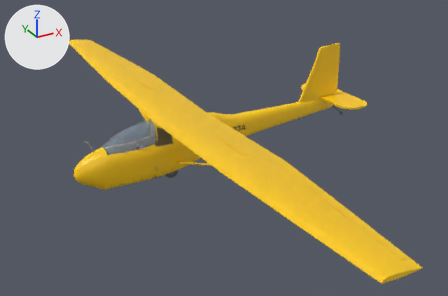
Two versions of the glTF model unity/Assets/_Project/Resources/Models/glider-2-33-like/glider-2-33-like-own.glb, one commit apart.
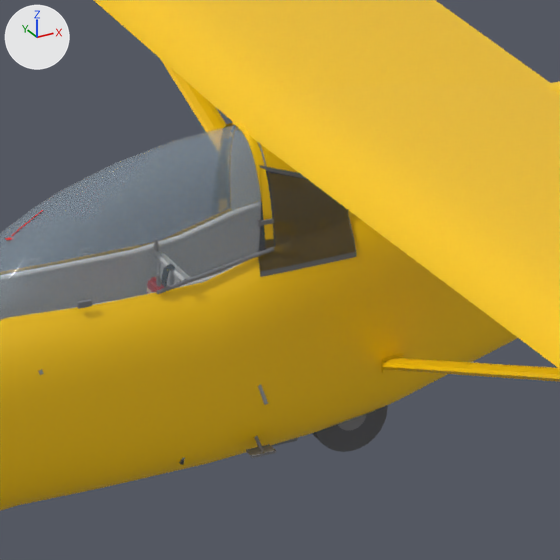
Each version is shown whole from a camera (50 mm lens) standing at (-5.74, -12.99, 5.87) and looking at (1.23, -0.32, -0.47), then close up on the part from 24% to 47% of the width and 33% to 67% of the height. Lighting does not change. The marker at upper left points along +X, +Y and +Z. The older version's two pictures come first. Where no turn or scale is listed for an object, it has been applied to the vertices. Vertices at exactly the same position are counted once.

Objects in the first close-up: 'Canopy_Frame', 'Canopy_Glass', 'Canopy_Hardware', 'Fuselage_Painted', 'Gear', 'Struts', 'Window_Rear', 'Window_Rear_Frame', 'Wing' and 2 more.
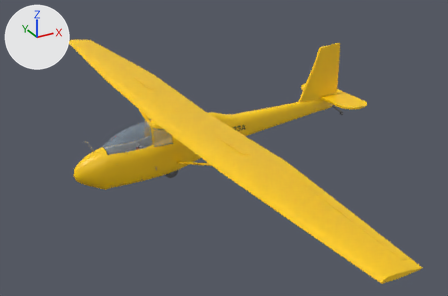
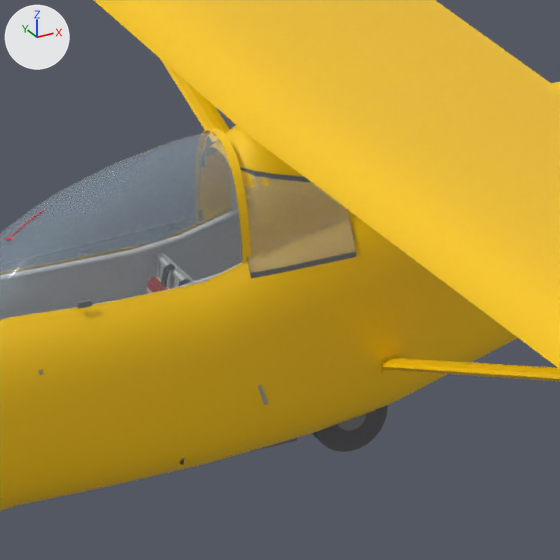
The change, as a diff of the scene's bpy script:
```diff
--- a/unity/Assets/_Project/Resources/Models/glider-2-33-like/glider-2-33-like-own.glb.py
+++ b/unity/Assets/_Project/Resources/Models/glider-2-33-like/glider-2-33-like-own.glb.py
@@ me_canopy_frame @@
-me_canopy_frame.from_pydata(...)  # 34 vertices, 32 faces; spans x -0.57..-0.53, y -0.258..0.258, z 0.025..0.512
+me_canopy_frame.from_pydata(...)  # 34 vertices, 32 faces; spans x -0.677..-0.637, y -0.261..0.261, z -0.004..0.502
+# me_canopy_frame part 1: the whole mesh is scaled about its middle by (1, 1.01, 1.04), then moved by (-0.107, 0.0, -0.02)
 me_canopy_frame.materials.append(mat_paint_yellow)
@@ me_canopy_glass @@
-me_canopy_glass.from_pydata(...)  # 204 vertices, 352 faces; spans x -1.787..-0.519, y -0.257..0.257, z -0.053..0.508
+me_canopy_glass.from_pydata(...)  # 187 vertices, 320 faces; spans x -1.787..-0.657, y -0.257..0.257, z -0.053..0.494
+# me_canopy_glass part 2
+# 18 vertices are removed from x -0.596..-0.519, y -0.25..0.248, z 0.018..0.508
+# 33 faces are deleted
+# 16 vertices move from x -0.596, y -0.246..0.25, z 0.018..0.497 to x -0.657, y -0.248..0.252, z 0.001..0.494
+# 1 vertex is added at (-0.657, -0.252, 0.001)
+# 1 new face joins them
 me_canopy_glass.materials.append(mat_glass)
@@ me_canopy_hardware @@
-me_canopy_hardware.from_pydata(...)  # 180 vertices, 288 faces; spans x -1.69..-0.533, y -0.387..0.286, z -0.854..0.192
+me_canopy_hardware.from_pydata(...)  # 204 vertices, 332 faces; spans x -1.696..-0.158, y -0.282..0.379, z -0.841..0.327
+# me_canopy_hardware part 3: the loose piece of 8 vertices spanning x -0.605..-0.535, y -0.279..-0.267, z 0.161..0.179 is moved by (0.376, 0.526, -0.052)
+# me_canopy_hardware part 4: the loose piece of 20 vertices spanning x -1.07..-1.053, y -0.282..-0.264, z 0.142..0.192 is moved by (0.405, 0.472, 0.135)
+# me_canopy_hardware part 5: the loose piece of 20 vertices spanning x -1.07..-1.053, y -0.282..-0.264, z -0.018..0.032 is moved by (0.405, 0.529, 0.02)
+# me_canopy_hardware part 6: the loose piece of 8 vertices spanning x -0.727..-0.617, y -0.387..-0.317, z -0.853..-0.841 is moved by (0.254, 0.696, 0.012)
+# me_canopy_hardware part 7: the loose piece of 20 vertices spanning x -0.68..-0.664, y -0.376..-0.288, z -0.854..-0.791 is turned 116 degrees about the x axis through its middle, then moved by (0.254, 0.656, 0.012)
+# me_canopy_hardware part 8: the loose piece of 16 vertices spanning x -1.071..-0.533, y -0.278..-0.252, z -0.058..0.048 is deleted
+# other edits to the shape of me_canopy_hardware do not show in these pictures
 me_canopy_hardware.materials.append(mat_paint_grey)
@@ me_fuselage @@
-me_fuselage.from_pydata(...)  # 1571 vertices, 3051 faces; spans x -2.57..4.89, y -0.35..0.35, z -0.99..0.52
+me_fuselage.from_pydata(...)  # 1605 vertices, 3115 faces; spans x -2.57..4.89, y -0.35..0.35, z -0.99..0.5
+# me_fuselage part 9: 204 vertices moved from x 0.12..1.54, y -0.23..0.23, z 0.13..0.42 to x 0.2..1.55, y -0.23..0.23, z 0.14..0.42; 85 vertices removed from x -0.52..0.0, y -0.25..0.25, z 0.04..0.52; 119 vertices added at x -0.66..0.08, y -0.25..0.25, z 0.0..0.5
 me_fuselage.materials.append(mat_paint_sgs_side_l)
@@ me_window_rear @@
-me_window_rear.from_pydata(...)  # 98 vertices, 144 faces; spans x -0.616..-0.179, y -0.316..0.316, z -0.049..0.386
-me_window_rear.materials.append(mat_glass_tinted)  # dark blue #283440
+me_window_rear.from_pydata(...)  # 98 vertices, 144 faces; spans x -0.657..-0.179, y -0.316..0.316, z -0.049..0.386
+# me_window_rear part 10: 43 of 98 vertices moved; they spanned x -0.616..-0.179, y -0.314..-0.192, z -0.049..0.386 and now span x -0.657..-0.179, y -0.313..-0.127, z -0.049..0.386; mean shift (-0.041, 0.004, 0.0); largest move (-0.553, -0.192, 0.386) -> (-0.657, -0.127, 0.386)
+# other edits to the shape of me_window_rear do not show in these pictures
+me_window_rear.materials.append(mat_glass)  # blue #aabecd
@@ me_window_rear_frame @@
-me_window_rear_frame.from_pydata(...)  # 96 vertices, 96 faces; spans x -0.616..-0.179, y -0.318..0.318, z -0.061..0.398
+me_window_rear_frame.from_pydata(...)  # 96 vertices, 96 faces; spans x -0.657..-0.179, y -0.318..0.32, z -0.065..0.402
+# me_window_rear_frame part 11: 36 of 96 vertices moved; they spanned x -0.616..-0.179, y -0.316..-0.194, z -0.061..0.398 and now span x -0.657..-0.179, y -0.315..-0.129, z -0.061..0.398; mean shift (-0.048, 0.008, 0.0); largest move (-0.553, -0.194, 0.374) -> (-0.657, -0.129, 0.374)
+# other edits to the shape of me_window_rear_frame do not show in these pictures
 me_window_rear_frame.materials.append(mat_paint_grey)
```

Boxes (x1, y1, x2, y2) around the edits, measured in the close-ups (560 x 560 px; the box of a moved part takes in the faces that stretch with it):
'Fuselage_Painted', reshaped: before (0, 81, 560, 511); after (0, 82, 560, 511)
'Canopy_Frame', moved, rescaled: before (225, 122, 274, 240); after (202, 128, 251, 264)
'Canopy_Hardware', reshaped (mostly hidden afterwards): before (77, 218, 276, 458); after (77, 299, 92, 309)
part 2 of me_canopy_glass, reshaped: before (200, 125, 267, 268); after (200, 131, 243, 268)
part 3 of me_canopy_hardware, moved or reshaped (not visible afterwards): before (258, 218, 274, 226)
part 4 of me_canopy_hardware, moved or reshaped (not visible afterwards): before (154, 239, 159, 251)
part 5 of me_canopy_hardware, moved or reshaped (not visible afterwards): before (156, 274, 161, 287)
part 6 of me_canopy_hardware, moved or reshaped (not visible afterwards): before (246, 444, 276, 458)
part 7 of me_canopy_hardware, moved or reshaped (not visible afterwards): before (254, 436, 264, 452)
part 8 of me_canopy_hardware, deleted: before (156, 247, 274, 294)
part 9 of me_fuselage, moved or reshaped (mostly hidden): before (260, 81, 560, 218); after (225, 82, 560, 218)
part 10 of me_window_rear, moved or reshaped: before (258, 171, 356, 272); after (244, 173, 356, 273)
part 11 of me_window_rear_frame, moved or reshaped: before (258, 165, 356, 277); after (240, 167, 356, 278)
